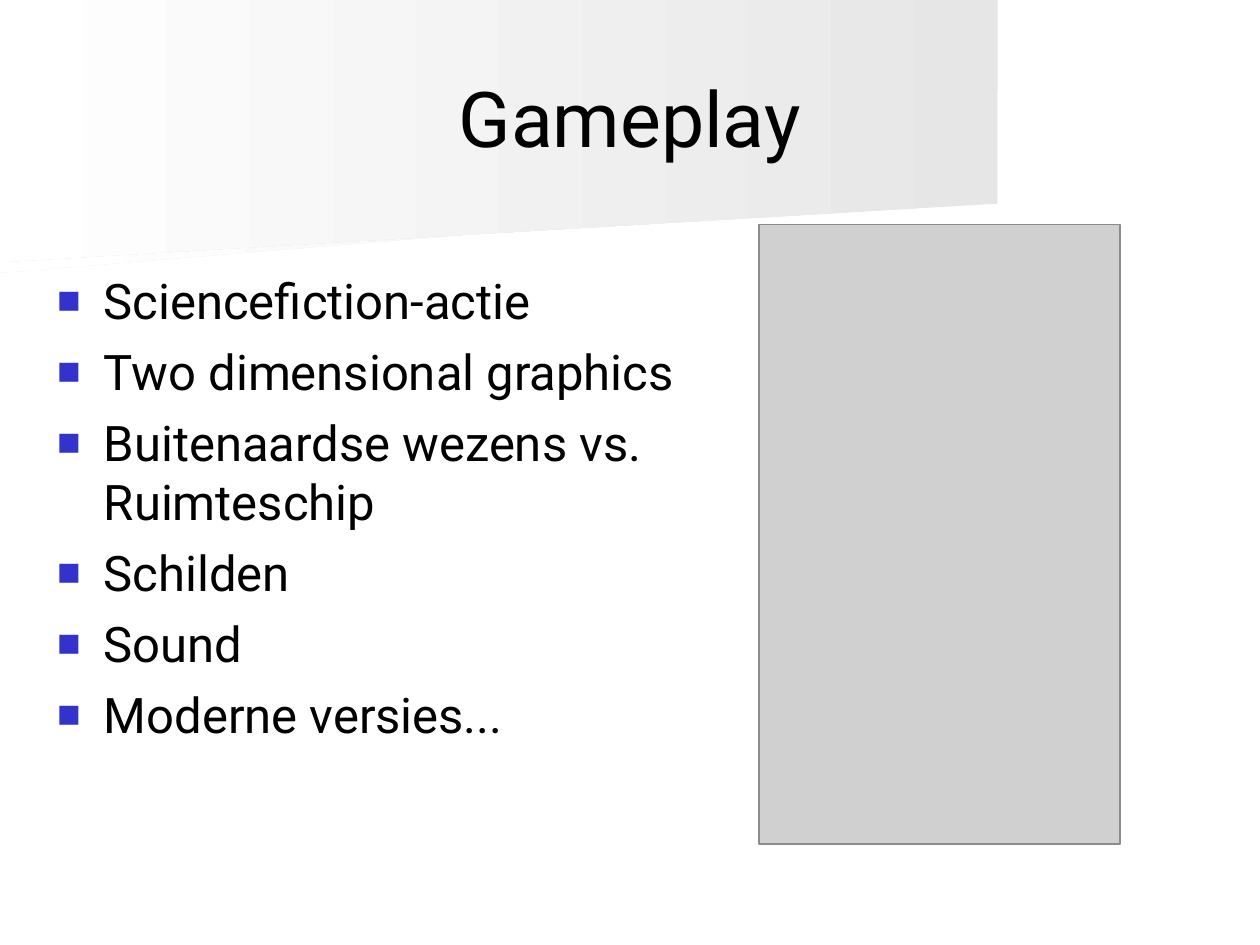
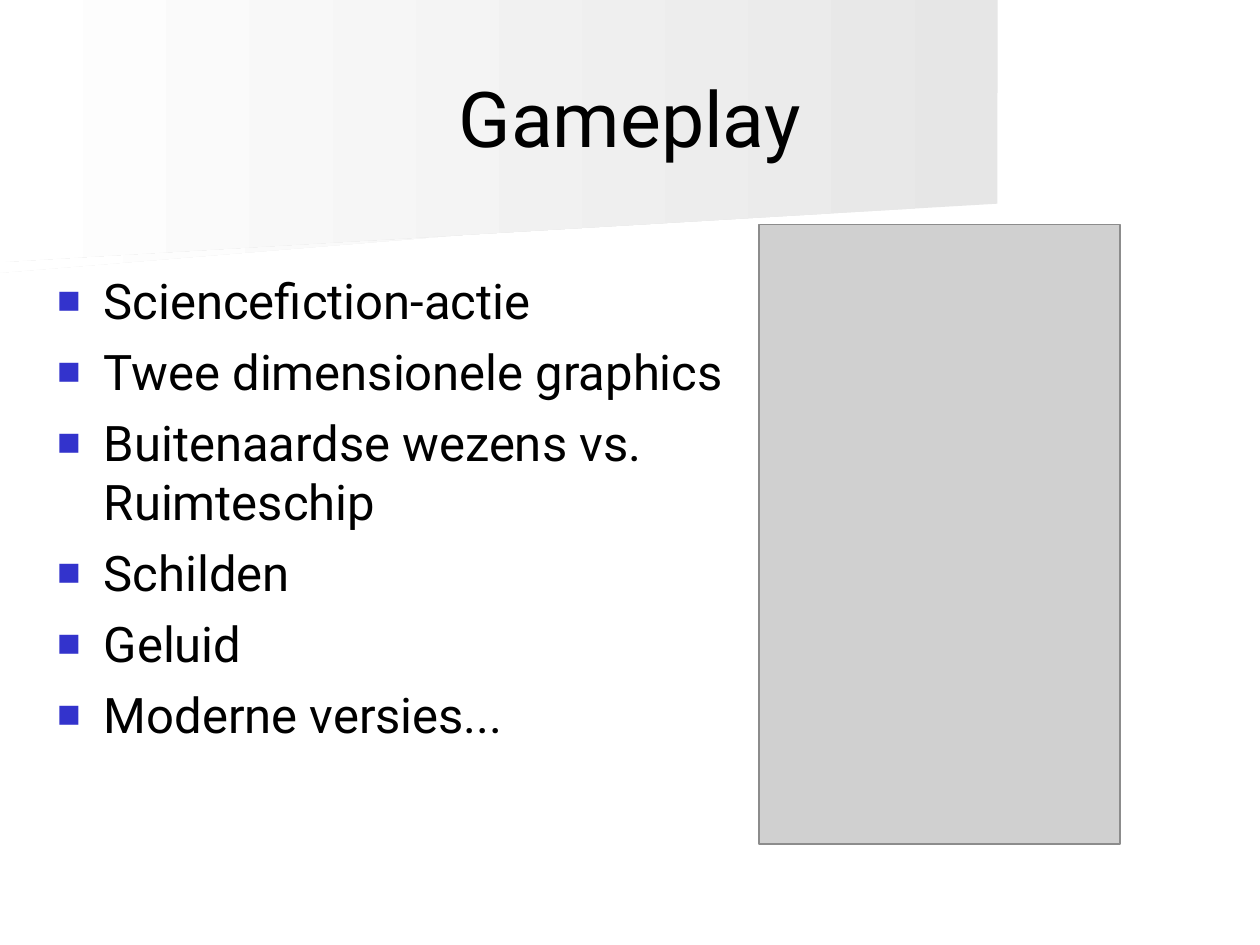
Before and after one commit to angryzor/space_invaders_8086, a slide deck: slide 5 of Presentatie.ppt. Drawn at 1260x945 pixels with LibreOffice and Linux fonts; fonts in the diff are those of the drawing; grey boxes stand for pictures. Boxes give left, top, right and bottom in pixels: in the first picture for what was removed or moved away, otherwise in the second. Text is boxed around its words. In the diff, an @@ line names an element or a change of style, - is before the commit and + after.

```diff
--- a/Presentatie.ppt
+++ b/Presentatie.ppt
@@ text at box(104, 353, 723, 401): text changed @@
-■ Two dimensional graphics
+■ Twee dimensionele graphics
@@ text at box(104, 625, 242, 663): text changed @@
-■ Sound
+■ Geluid
```
Also in this commit, not shown: 27 other slides changed, 4 slides added, 2 slides removed.
